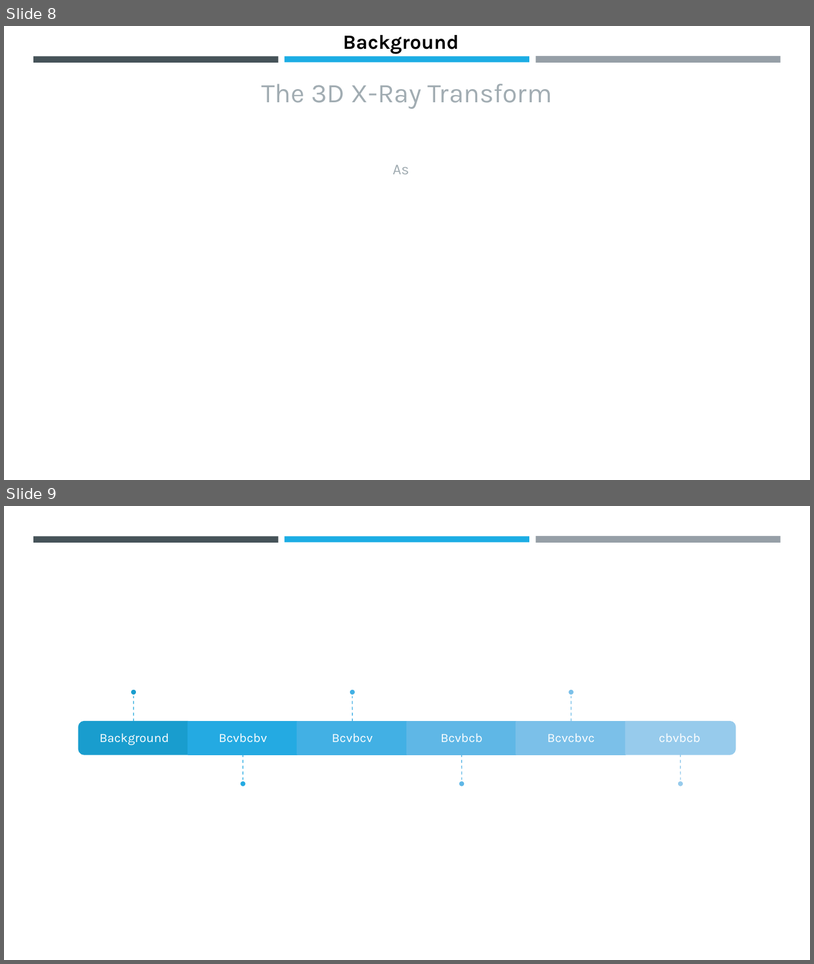
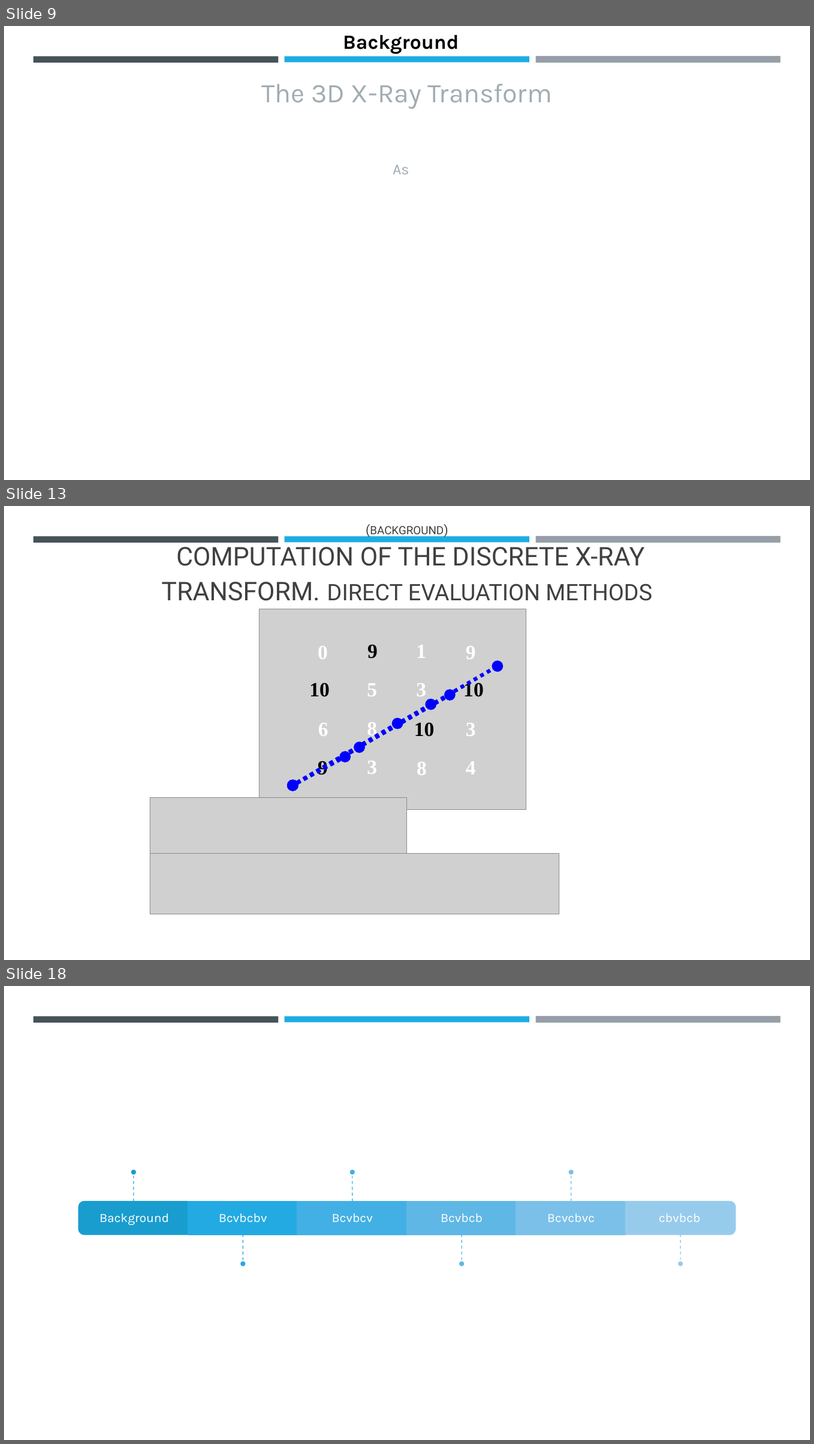
Before and after one commit to gvol11/MGA-MFD, a slide deck: Future Forward.pptx. Shown one above the other, each under a label of ours: slides 8 and 9 before the commit, slides 9, 13 and 18 after it; the slides between them are not shown. The pictures are 814x964 and 814x1444 pixels, drawn with LibreOffice and Linux fonts; fonts in the diff are those of the drawing; grey boxes stand for pictures. Boxes give left, top, right and bottom in pixels: in the first picture for what was removed or moved away, otherwise in the second. Text is boxed around its words. In the diff, an @@ line names an element or a change of style, - is before the commit and + after.

```diff
--- a/Future Forward.pptx
+++ b/Future Forward.pptx
@@ slide 13 added at (x1=4, y1=506, x2=810, y2=960), background #FFFFFF; not listed: 3 template elements that a slide beside it also shows @@
@@ title added at (x1=162, y1=526, x2=653, y2=601), 30.6 pt, text #404040 @@
+(BACKGROUND)
+COMPUTATION OF THE DISCRETE X-RAY TRANSFORM. DIRECT EVALUATION METHODS
@@ group added at (x1=259, y1=609, x2=527, y2=809): 16 texts, 1 picture @@
+1
+0
+3
+3
+3
+4
+6
+5
+9
+8
+9
+10
+10
+10
+8
+9
@@ double arrow added from (293, 785) to (498, 666), #0000FF 4.5 pt dashed @@
@@ double arrow added from (293, 785) to (450, 695), #0000FF 4.5 pt dashed @@
@@ double arrow added from (293, 785) to (431, 705), #0000FF 4.5 pt dashed @@
@@ double arrow added from (293, 785) to (398, 723), #0000FF 4.5 pt dashed @@
@@ double arrow added from (293, 785) to (345, 756), #0000FF 4.5 pt dashed @@
@@ double arrow added from (293, 785) to (360, 747), #0000FF 4.5 pt dashed @@
@@ picture added at (x1=150, y1=798, x2=407, y2=857) @@
@@ picture added at (x1=150, y1=853, x2=560, y2=914) @@
@@ what was slide 8 is now slide 9 @@
@@ what was slide 9 is now slide 18 @@
```
Also in this commit, not shown: 2 slides changed, 20 other slides added.
